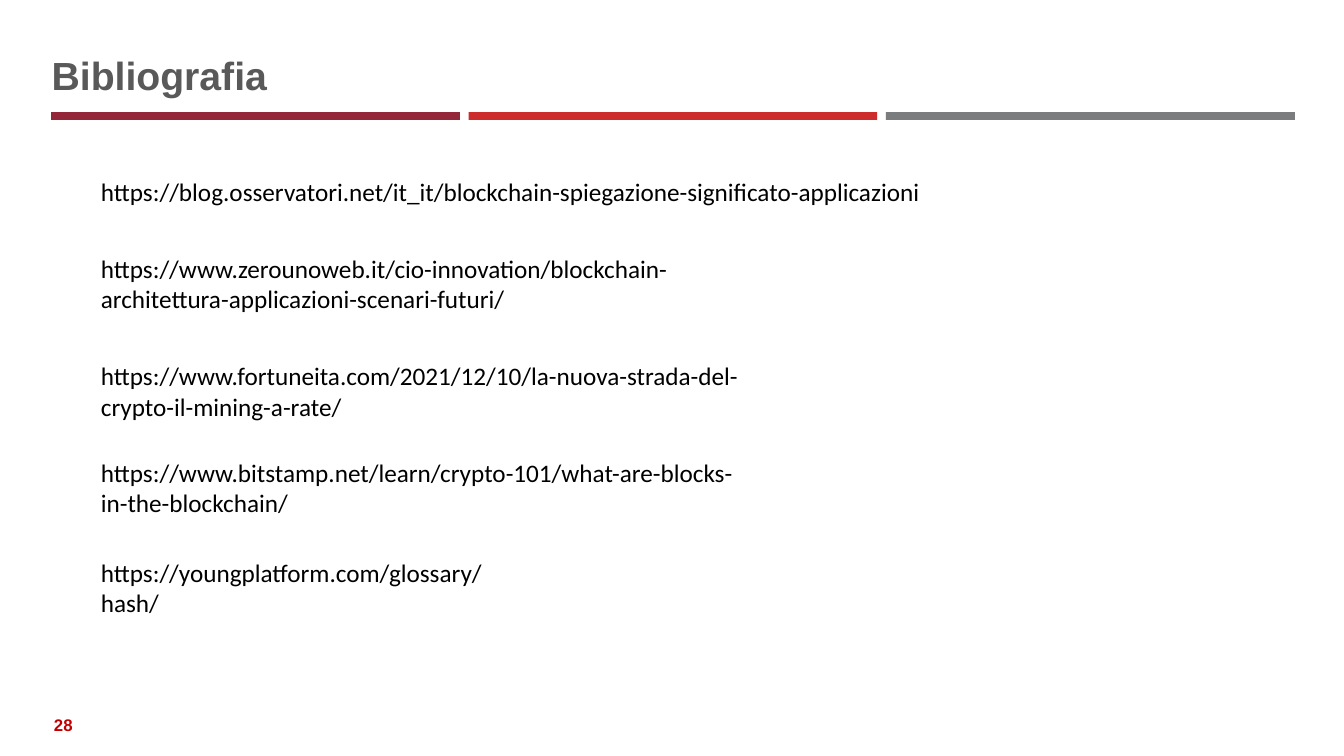
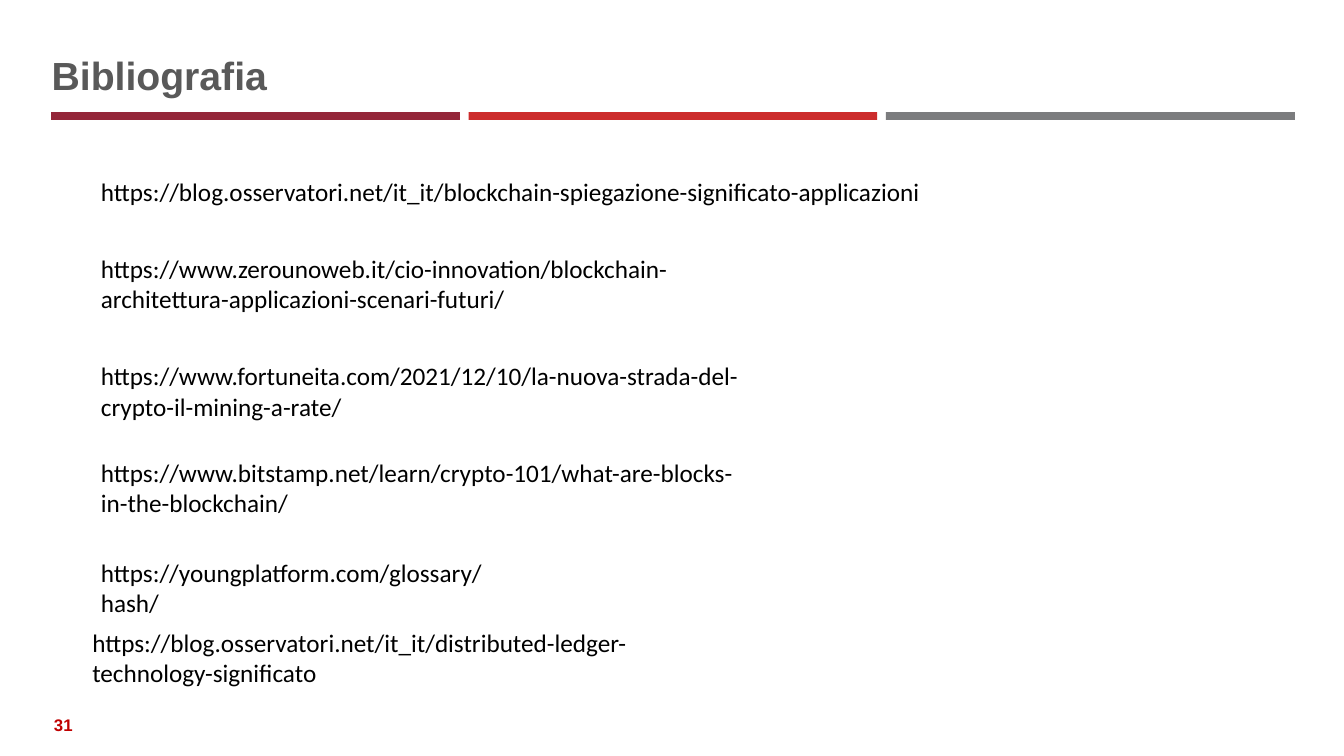
Before and after one commit to neural1977/data_science_interview_material, a slide deck: slide 31 of Assicurazioni/Distributed Ledger Technology_ita.pptx (slide 28 before the commit). Drawn at 1344x756 pixels with LibreOffice and Linux fonts; fonts in the diff are those of the drawing. Boxes give left, top, right and bottom in pixels: in the first picture for what was removed or moved away, otherwise in the second. Text is boxed around its words. In the diff, an @@ line names an element or a change of style, - is before the commit and + after.

```diff
--- a/Assicurazioni/Distributed Ledger Technology_ita.pptx
+++ b/Assicurazioni/Distributed Ledger Technology_ita.pptx
@@ text added at (92,634,626,687), 18 pt, text #000000 @@
+https://blog.osservatori.net/it_it/distributed-ledger-technology-significato
@@ page number at (54,719,73,731): text changed @@
-28
+31
```
Also in this commit, not shown: 3 slides added, 1 other file.
